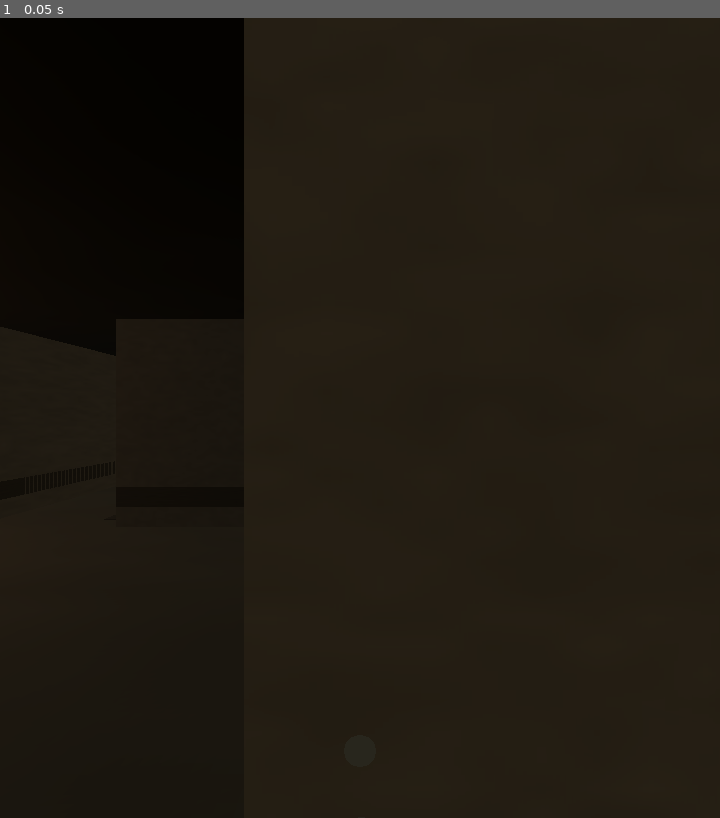
Above: before the commit, frame 1.
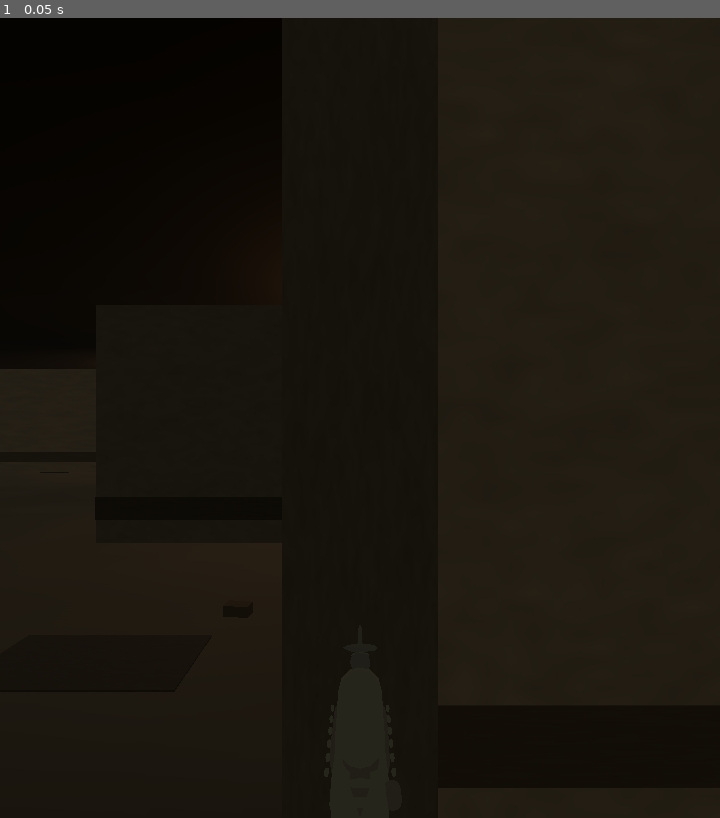
Above: after the commit, the same moment.

Repository: goldenroar1804-dev/Iron-veil
Game: Godot game, scene res://scenes/main.tscn
Same seed, same stepped clock (60 frames per second), same inputs: the game is played once before the commit and once after it.
Inputs:
- Up to frame 1 (0.05 s): no input

The runs differ from the first frame. In frame 1, 1.0% of the frame differs, in the area x 33-40%, y 0-22%.

Commit message:
Set player start at CQB entry

Diff:
--- a/scripts/main.gd
+++ b/scripts/main.gd
@@ -54,6 +54,8 @@
     var paint_thinner_map := preload("res://scripts/paint_thinner_map.gd").new()
     add_child(paint_thinner_map)
     paint_thinner_map.build_map(self)
+    # Start just inside the wide south entrance, facing into the CQB layout.
+    xr_origin.position = Vector3(0.0, 0.0, 14.0)
     _build_hands()
     _build_rifle()
     _build_audio()
